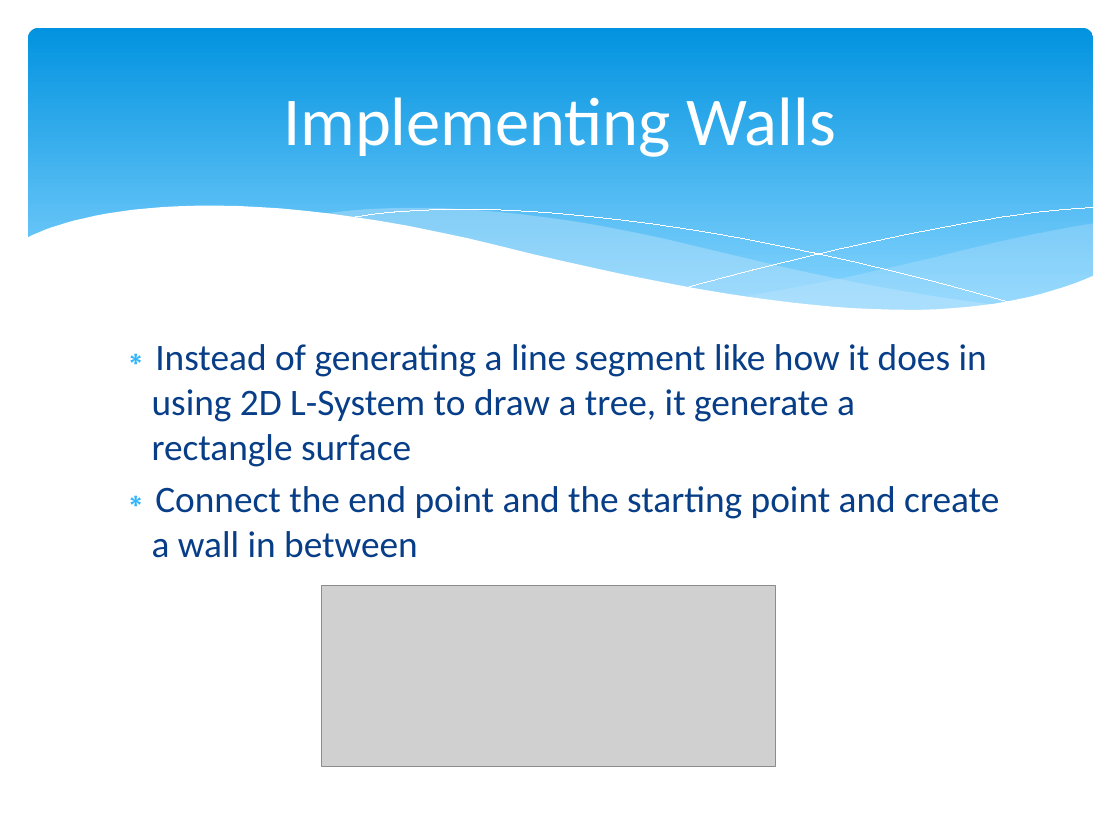
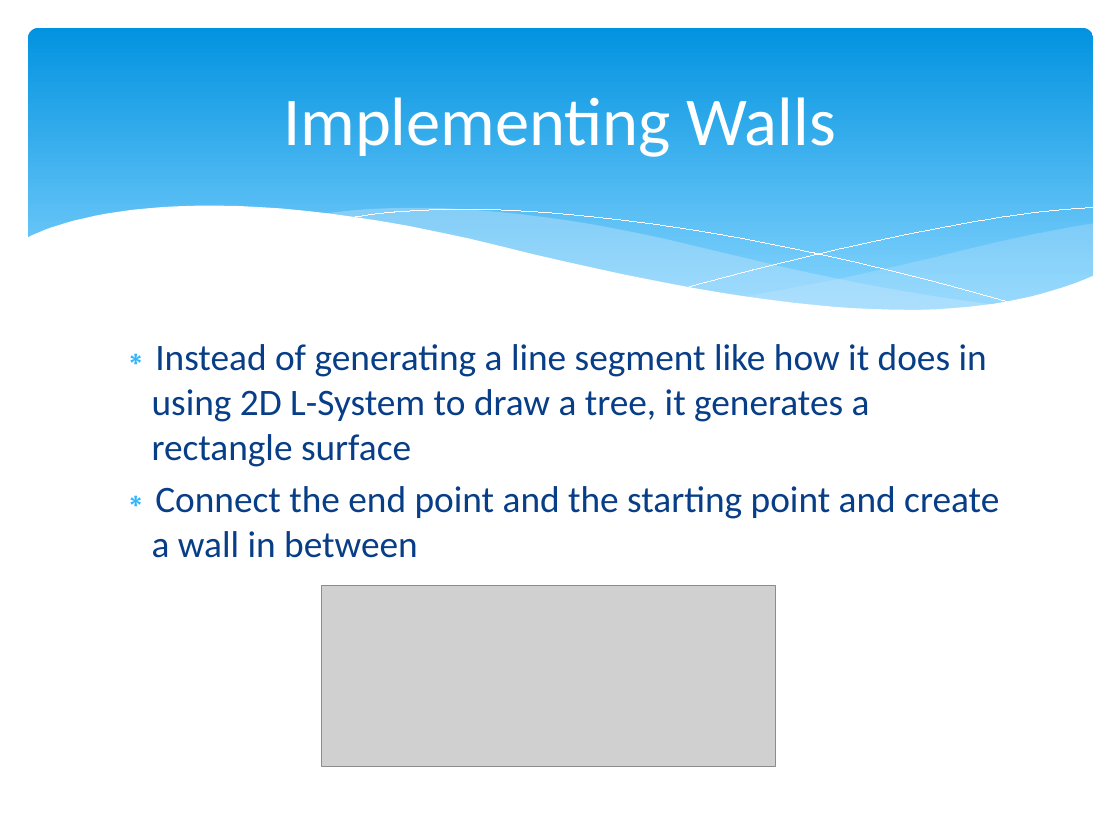
Before and after one commit to M-Berkaliyeva/L-System_Buildings, a slide deck: slide 3 of MSc CGE – MathsGfx1 – Coursework2.pptx. Drawn at 1120x840 pixels with LibreOffice and Linux fonts; fonts in the diff are those of the drawing; grey boxes stand for pictures. Boxes give left, top, right and bottom in pixels: in the first picture for what was removed or moved away, otherwise in the second. Text is boxed around its words. In the diff, an @@ line names an element or a change of style, - is before the commit and + after.

```diff
--- a/MSc CGE – MathsGfx1 – Coursework2.pptx
+++ b/MSc CGE – MathsGfx1 – Coursework2.pptx
@@ text at <box>152,344,987,467</box>: text changed @@
-∗ Instead of generating a line segment like how it does in using 2D L-System to draw a tree, it generate a rectangle surface
+∗ Instead of generating a line segment like how it does in using 2D L-System to draw a tree, it generates a rectangle surface
```
Also in this commit, not shown: 3 other slides changed, 2 other files.
